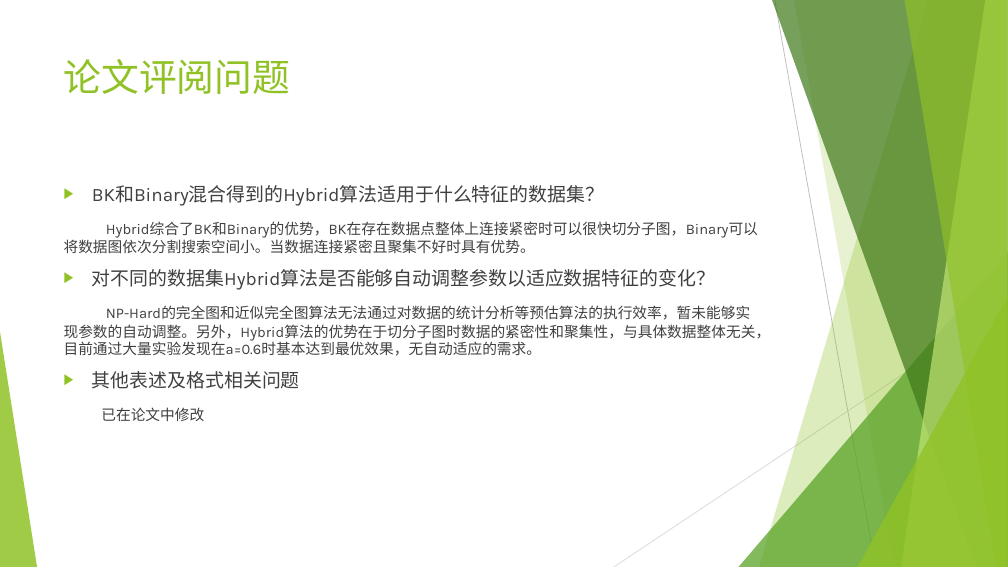
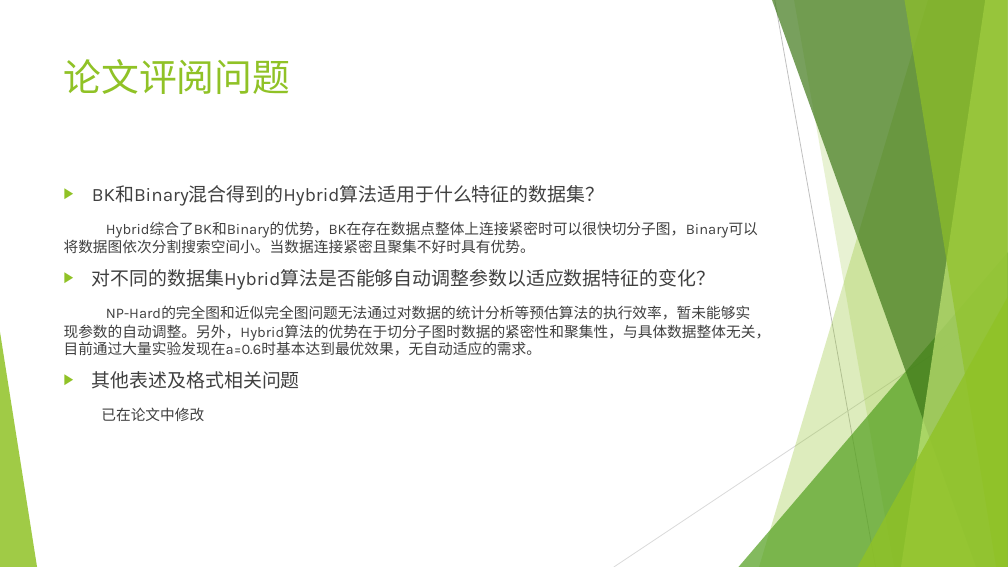
Before and after one commit to youli9056/MyPaper, a slide deck: slide 17 of 开题/大规模数据并行图处理算法与计算平台研究.pptx. Drawn at 1008x567 pixels with LibreOffice and Linux fonts; fonts in the diff are those of the drawing. Boxes give left, top, right and bottom in pixels: in the first picture for what was removed or moved away, otherwise in the second. Text is boxed around its words. In the diff, an @@ line names an element or a change of style, - is before the commit and + after.

```diff
--- a/开题/大规模数据并行图处理算法与计算平台研究.pptx
+++ b/开题/大规模数据并行图处理算法与计算平台研究.pptx
@@ text at (64, 305, 771, 356): text changed @@
-NP-Hard的完全图和近似完全图算法无法通过对数据的统计分析等预估算法的执行效率，暂未能够实现参数的自动调整。另外，Hybrid算法的优势在于切分子图时数据的紧密性和聚集性，与具体数据整体无关，目前通过大量实验发现在a=0.6时基本达到最优效果，无自动适应的需求。
+NP-Hard的完全图和近似完全图问题无法通过对数据的统计分析等预估算法的执行效率，暂未能够实现参数的自动调整。另外，Hybrid算法的优势在于切分子图时数据的紧密性和聚集性，与具体数据整体无关，目前通过大量实验发现在a=0.6时基本达到最优效果，无自动适应的需求。
```
Also in this commit, not shown: 4 other slides changed, 1 slide added, 1 slide removed.
